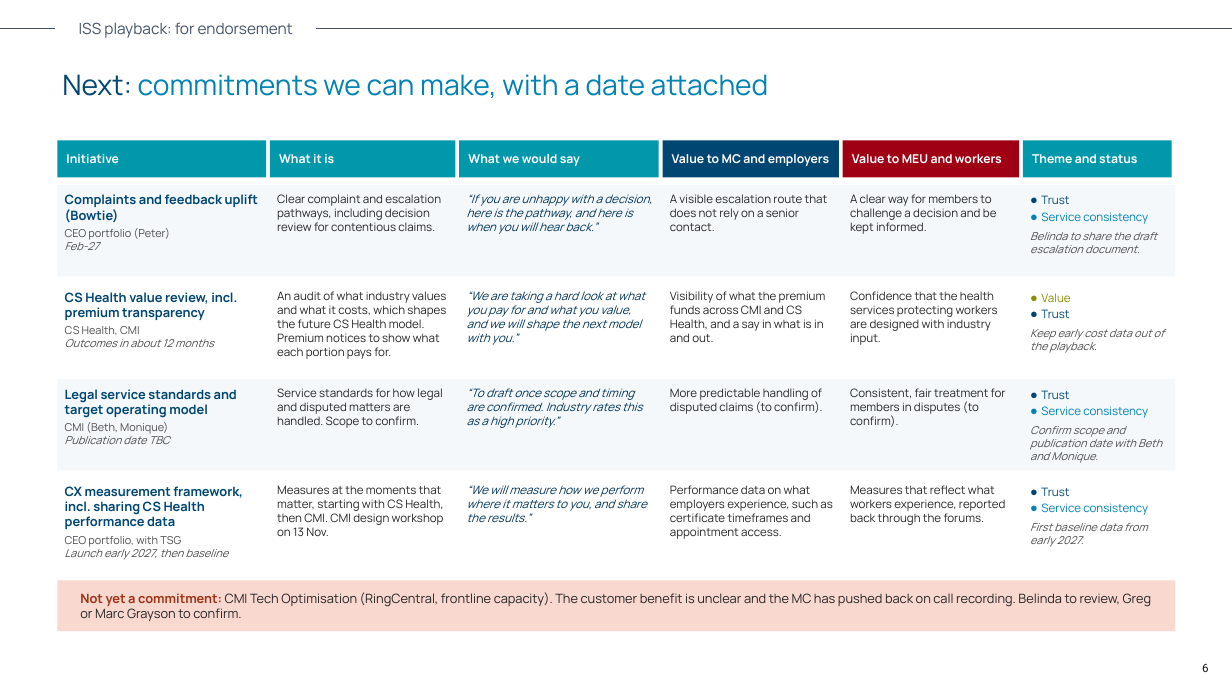
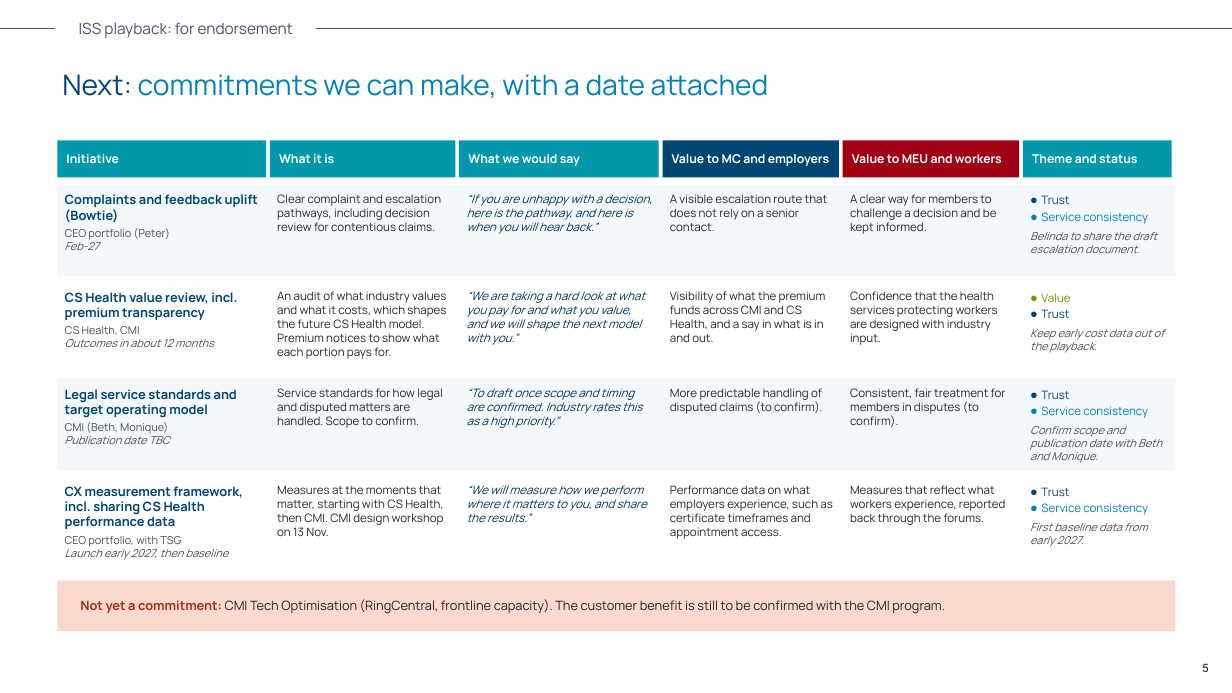
Before and after one commit to alyciawolf02/claude, a slide deck: slide 5 of outputs/ISS_Playback_For_Endorsement.pptx (slide 6 before the commit). Drawn at 1232x693 pixels with LibreOffice and Linux fonts; fonts in the diff are those of the drawing. Boxes give left, top, right and bottom in pixels: in the first picture for what was removed or moved away, otherwise in the second. Text is boxed around its words. In the diff, an @@ line names an element or a change of style, - is before the commit and + after.

```diff
--- a/outputs/ISS_Playback_For_Endorsement.pptx
+++ b/outputs/ISS_Playback_For_Endorsement.pptx
@@ text in rectangle at <box>80,599,945,614</box>: text changed @@
-Not yet a commitment: CMI Tech Optimisation (RingCentral, frontline capacity). The customer benefit is unclear and the MC has pushed back on call recording. Belinda to review, Greg or Marc Grayson to confirm.
+Not yet a commitment: CMI Tech Optimisation (RingCentral, frontline capacity). The customer benefit is still to be confirmed with the CMI program.
@@ page number at <box>1202,663,1209,672</box>: text changed @@
-6
+5
```
Also in this commit, not shown: 6 other slides changed, 6 slides removed.
